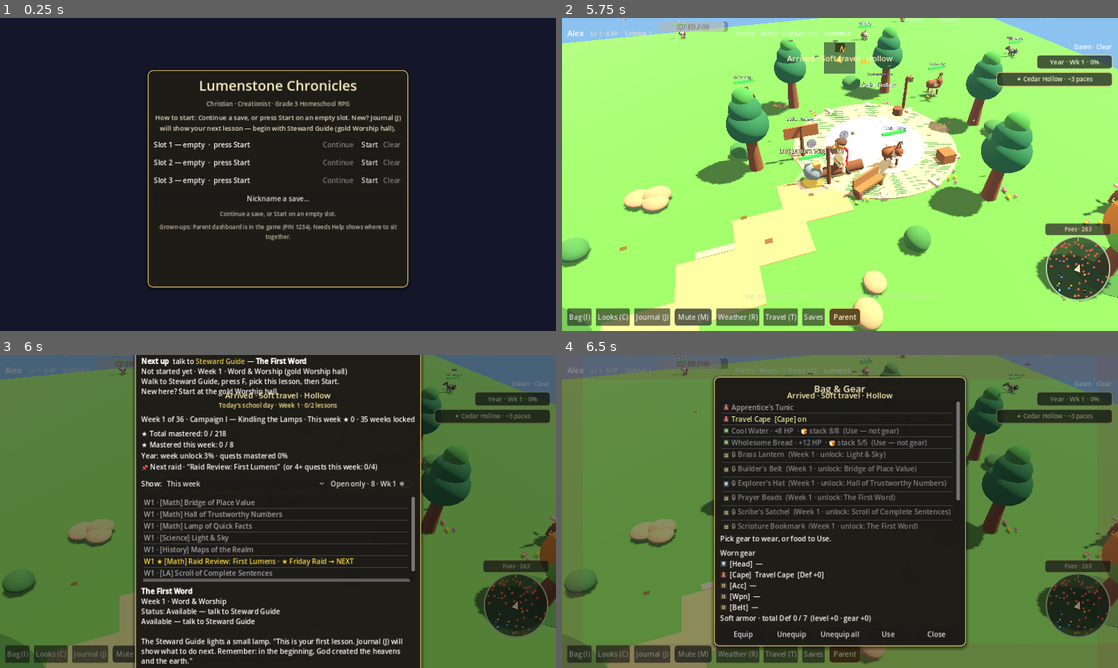
Above: before the commit, frames 1-4 (two rows, left to right).
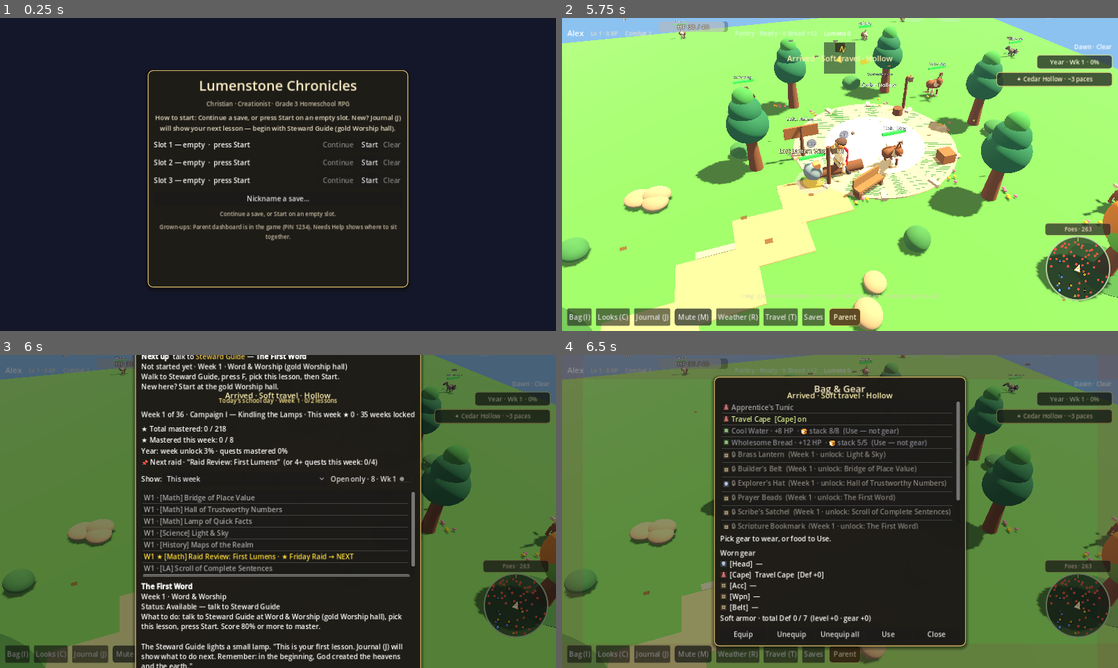
Above: after the commit, the same moments.

Repository: supertexxij/lumenstone-chronicles
Game: Godot game, scene res://scenes/main.tscn
The game is run twice, just before and just after one commit, with the same random seed, the same clock (stepped at 60 frames per second) and the same inputs.
Inputs (mouse positions are in pixels of both pictures, inside the frame that each line leads up to):
- Up to frame 1 (0.25 s): no input
- Up to frame 2 (5.75 s): click "Start" at 0.5 s; click (840, 71) at 1.27 s; type "Alex" at 1.35 s; click "Begin" at 2 s; tap Enter at 2.75 s; move the mouse to (962, 158) at 2.77 s; hold D (move_right) 2.78-3.5 s; tap O at 2.85, 4.55 s; click (962, 158) at 2.92 s; drag from (728, 190) to (812, 237) at 3.52 s; move the mouse to (895, 105) at 4.27 s; hold D (move_right) 4.28-5 s; hold E (cam_right) 4.28-5 s; drag from (812, 237) to (673, 127) at 5.02 s
- Up to frame 3 (6 s): move the mouse to (444, 558) at 5.77 s; hold A (move_left) from 5.78 s (still down); hold J (journal) from 5.78 s (still down)
- Up to frame 4 (6.5 s): keep holding A (move_left); keep holding J (journal); tap O at 6.05 s; tap I (inventory) at 6.4 s

Frames 1-2 are identical in both runs. In frame 3, 16% of the frame differs, in the area x 25-75%, y 0-100%; in frame 4, nothing differs.

Commit message:
Fix nested % format strings so mastery percents render in Journal and Parent.
Percent scores in next-up / Needs Help copy were being re-interpolated and could throw at runtime. Concatenate those lines instead.

Co-authored-by: supertexxij <supertexxij@users.noreply.github.com>

Diff:
--- a/scripts/autoload/game_state.gd
+++ b/scripts/autoload/game_state.gd
@@ -1247,7 +1247,7 @@
 	var day_line := get_school_day_line()
 	var next_line := get_next_up_line()
 	# Keep "Daily checkpoint · open Parent" so older smoke scans still pass.
-	toast.emit("Daily checkpoint · open Parent or Journal (J). %s. %s" % [day_line, next_line])
+	toast.emit("Daily checkpoint · open Parent or Journal (J). " + day_line + ". " + next_line)
 	save_game()
 
 
@@ -1542,7 +1542,7 @@
 		var check: Dictionary = note_quest_for_checkpoint(quest_id, true)
 		_recalc_unlocked_week()
 		var next_line := get_next_up_line()
-		toast.emit("Quest complete · %s · Week %d ★. %s" % [short_title, week_n, next_line])
+		toast.emit("Quest complete · %s · Week %d ★. " % [short_title, week_n] + next_line)
 		if bool(check.get("crossed_goal", false)):
 			toast.emit("School day on track ★ · %d lessons today. Open Parent to see Needs Help." % int(check.get("done", 0)))
 		quest_mastered.emit(quest_id)
--- a/scripts/ui/journal_panel.gd
+++ b/scripts/ui/journal_panel.gd
@@ -419,7 +419,7 @@
 	var n: Dictionary = GameState.get_next_up() if GameState.has_method("get_next_up") else {}
 	var qid: String = str(n.get("quest_id", ""))
 	if qid == "":
-		_next_up.text = "[b]Next up[/b]\n%s" % (GameState.get_next_up_line() if GameState.has_method("get_next_up_line") else "All open lessons mastered ★")
+		_next_up.text = "[b]Next up[/b]\n" + (GameState.get_next_up_line() if GameState.has_method("get_next_up_line") else "All open lessons mastered ★")
 	else:
 		var how := "Walk to %s, press F, pick this lesson, then Start." % str(n.get("mentor", "the mentor"))
 		var status_s := "Not started yet"
@@ -430,17 +430,12 @@
 		elif str(n.get("status", "")) == "raid":
 			status_s = "Friday Raid · 80% unlocks next week"
 		var first := ""
-		if GameState.has_method("is_early_curriculum_save") and GameState.is_early_curriculum_save():
+		if GameState.has_method("is_early_curriculum_save") and GameState.is_early_curriculum_save() and str(n.get("guild", "")) == "bible":
 			first = "\nNew here? Start at the gold Worship hall."
-		_next_up.text = "[b]Next up[/b]  talk to [color=#e8c44a]%s[/color] — [b]%s[/b]\n%s · Week %d · %s\n%s%s" % [
+		_next_up.text = "[b]Next up[/b]  talk to [color=#e8c44a]%s[/color] — [b]%s[/b]\n" % [
 			str(n.get("mentor", "a guild mentor")),
 			str(n.get("title", qid)),
-			status_s,
-			int(n.get("week", 1)),
-			str(n.get("hall", "")),
-			how,
-			first,
-		]
+		] + status_s + " · Week %d · %s\n" % [int(n.get("week", 1)), str(n.get("hall", ""))] + how + first
 	if _daily_lbl:
 		var day_line := GameState.get_school_day_line() if GameState.has_method("get_school_day_line") else ""
 		_daily_lbl.text = day_line
@@ -488,7 +483,7 @@
 	elif not unlocked:
 		do_next = "Locked until this week opens (Friday Raid at ≥80%, or 4★ this week)."
 	else:
-		do_next = "What to do: talk to %s at %s, pick this lesson, press Start. Score 80% or more to master." % [mentor, hall]
+		do_next = "What to do: talk to %s at %s, pick this lesson, press Start. Score 80%% or more to master." % [mentor, hall]
 	if (not done) and unlocked and GameState.has_method("get_latest_attempt_percent"):
 		var ap2: float = float(GameState.get_latest_attempt_percent(qid))
 		if ap2 >= 0.0:
@@ -497,15 +492,11 @@
 	var raid_note := ""
 	if _is_friday_raid(qid, str(q.get("title", ""))):
 		raid_note = "\n\n[color=#e8c44a]★ Friday Raid Review[/color] — master at ≥80% to unlock the next week (or master 4+ quests this week)."
-	detail.text = "[b]%s[/b]\nWeek %d · %s\nStatus: %s\n%s%s\n\n%s" % [
+	detail.text = "[b]%s[/b]\nWeek %d · %s\nStatus: " % [
 		q.get("title", qid),
 		int(q.get("week", 1)),
 		gfull,
-		status,
-		do_next,
-		raid_note,
-		q.get("hook", q.get("description", "")),
-	]
+	] + status + "\n" + do_next + raid_note + "\n\n" + str(q.get("hook", q.get("description", "")))
 
 
 func _count_campaign_mastered(week: int) -> int:
--- a/scripts/ui/parent_panel.gd
+++ b/scripts/ui/parent_panel.gd
@@ -220,7 +220,7 @@
 	if _daily_lbl and GameState.has_method("get_school_day_line"):
 		var day: Dictionary = GameState.get_school_day() if GameState.has_method("get_school_day") else {}
 		var next_up := GameState.get_next_up_line() if GameState.has_method("get_next_up_line") else ""
-		_daily_lbl.text = "%s\n%s" % [GameState.get_school_day_line(), next_up]
+		_daily_lbl.text = GameState.get_school_day_line() + "\n" + next_up
 		if bool(day.get("complete", false)):
 			_daily_lbl.add_theme_color_override("font_color", Color(0.72, 0.88, 0.52, 1.0))
 		else:
@@ -228,10 +228,7 @@
 	if _lumen_lbl:
 		_lumen_lbl.text = "Lumens  %s" % " · ".join(lumen_bits)
 	# Keep a short skim in Summary so existing smoke strings still live here.
-	summary.text = "[b]%s[/b] · Slot %d · %s\n%s\n%s · %s\n%s" % [
-		child_line, GameState.active_slot + 1, last_sess,
-		help_bit, year_note, week_bar, mastery_bar
-	]
+	summary.text = "[b]" + child_line + "[/b] · Slot %d · %s\n" % [GameState.active_slot + 1, last_sess] + help_bit + "\n" + year_note + " · " + week_bar + "\n" + mastery_bar
 	summary.visible = false
 	summary.custom_minimum_size = Vector2(0, 0)
 	summary.size_flags_vertical = Control.SIZE_SHRINK_BEGIN
@@ -269,7 +266,7 @@
 				int(h.get("correct", 0)), int(h.get("total", 0)), pct, age
 			]
 			if GameState.has_method("format_needs_help_row"):
-				line = "%s · %s" % [line, age]
+				line = line + " · " + age
 			help_list.add_item(line)
 
 func _ensure_campaign_tabs() -> void:
--- a/scripts/ui/quest_panel.gd
+++ b/scripts/ui/quest_panel.gd
@@ -147,7 +147,7 @@
 	var pct: int = GameState.mastery_percent_int(correct_count, total) if GameState.has_method("mastery_percent_int") else int(round(float(correct_count) / float(maxi(1, total)) * 100.0))
 	if attempt.get("mastered", false):
 		var next_line := GameState.get_next_up_line() if GameState.has_method("get_next_up_line") else "Journal (J) shows what to do next."
-		dialogue_lbl.text = "[b]Mastered![/b]\nYou scored %d / %d (%d%%).\nGear and XP awarded. Well done, apprentice!\n\n%s" % [correct_count, total, pct, next_line]
+		dialogue_lbl.text = "[b]Mastered![/b]\nYou scored %d / %d (%d%%).\nGear and XP awarded. Well done, apprentice!\n\n" % [correct_count, total, pct] + next_line
 	else:
 		var mentor := GameState.mentor_name(str(quest.get("guild", ""))) if GameState.has_method("mentor_name") else "the same mentor"
 		dialogue_lbl.text = "[b]Needs practice[/b]\nYou scored %d / %d (%d%%).\nNeed ≥80%% to master. Talk to %s again — grown-ups can see this under Needs Help." % [correct_count, total, pct, mentor]
